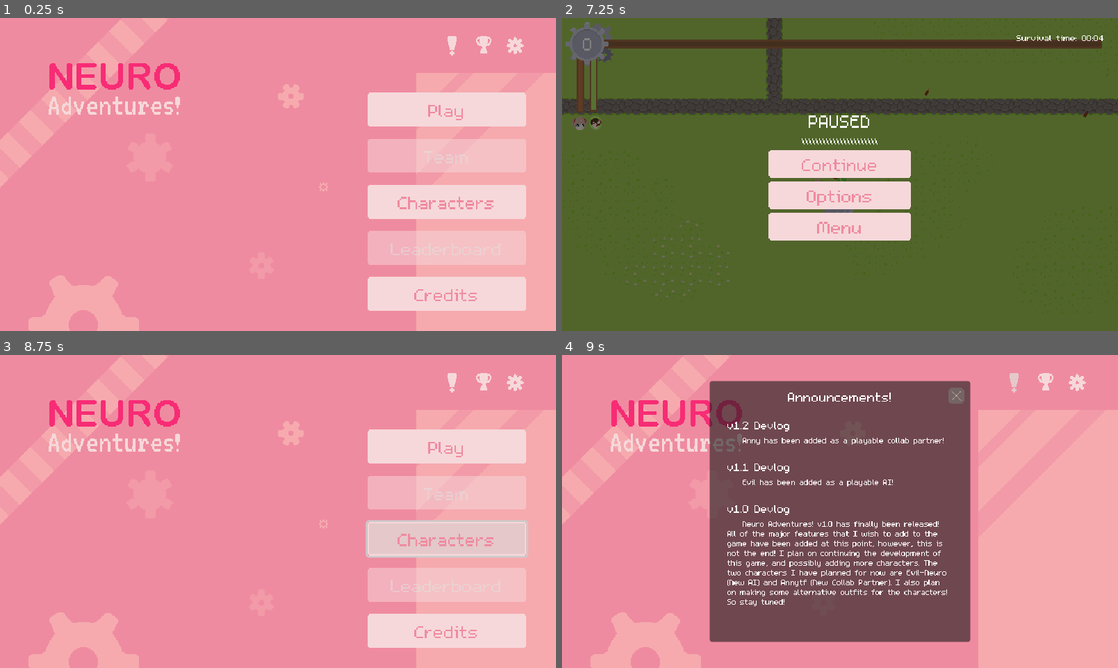
Above: before the commit, frames 1-4 (two rows, left to right).
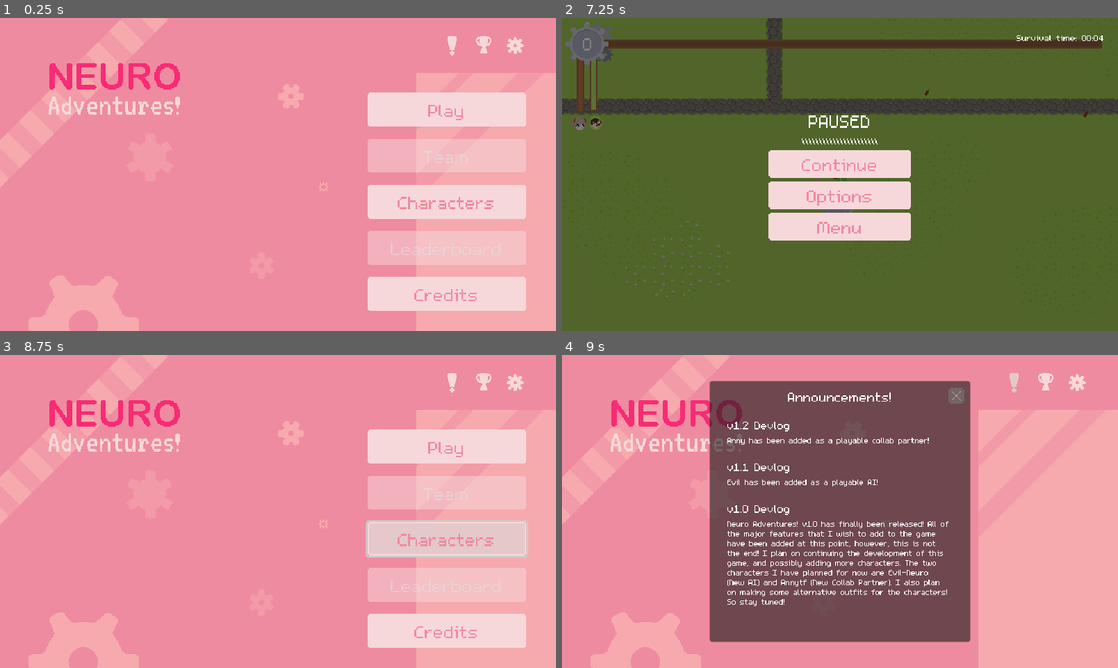
Above: after the commit, the same moments.

Repository: KotgeDev/Neuro-Adventures
Game: Godot game, scene res://scenes/ui/menu.tscn
Two runs of this game, one before a commit and one after it. Both use one fixed random seed, a clock stepped at 60 frames per second and the inputs below.
Inputs (mouse positions are in pixels of both pictures, inside the frame that each line leads up to):
- Up to frame 1 (0.25 s): no input
- Up to frame 2 (7.25 s): click "Play" at 0.5 s; click "Return" at 1.25 s; click "Play" at 2 s; click "Start" at 2.75 s; move the mouse to (962, 158) at 3.52 s; hold D (right) 3.53-4.28 s; tap Space (ability) every 0.75 s from 3.6 to 6.6 s; move the mouse to (728, 190) at 4.27 s; hold S (down) 4.28-5.03 s; move the mouse to (895, 105) at 5.02 s; hold D (right) 5.03-5.78 s; move the mouse to (812, 237) at 5.77 s; hold W (up) 5.78-6.53 s; move the mouse to (1006, 221) at 6.52 s; hold A (left) from 6.53 s (still down); tap Escape (menu) at 7.15 s
- Up to frame 3 (8.75 s): release A (left) at 7.25 s; click "Menu" at 7.25 s; click "Characters" at 8 s
- Up to frame 4 (9 s): click (1012, 386) at 8.75 s

Frames 1-3 are identical in both runs. In frame 4, 1.9% of the frame differs, in the area x 29-70%, y 26-71%.

Commit message:
even more ui update

Diff:
--- a/scenes/achievements/achievements_menu.tscn
+++ b/scenes/achievements/achievements_menu.tscn
@@ -100,7 +100,7 @@
 [node name="Padding" type="Label" parent="AchievementPanel/VBoxContainer/Labels"]
 layout_mode = 2
 theme_override_font_sizes/font_size = 16
-text = "  "
+text = " "
 
 [node name="Title" type="Label" parent="AchievementPanel/VBoxContainer/Labels"]
 layout_mode = 2
--- a/scenes/options/options_menu.tscn
+++ b/scenes/options/options_menu.tscn
@@ -168,7 +168,6 @@
 script = ExtResource("6_s04cr")
 
 [node name="CloseButton" parent="OptionsPanel" instance=ExtResource("7_tqgol")]
-layout_mode = 0
-anchors_preset = 0
+layout_mode = 1
 
 [connection signal="pressed" from="OptionsPanel/CloseButton" to="." method="_on_close_button_pressed"]
--- a/scenes/ui/announcements.tscn
+++ b/scenes/ui/announcements.tscn
@@ -52,7 +52,7 @@
 horizontal_alignment = 1
 
 [node name="ScrollContainer" type="ScrollContainer" parent="Panel/VBoxContainer"]
-custom_minimum_size = Vector2(0, 250)
+custom_minimum_size = Vector2(0, 245)
 layout_mode = 2
 
 [node name="VBoxContainer" type="VBoxContainer" parent="Panel/VBoxContainer/ScrollContainer"]
--- a/scenes/ui/character_choice_menu.tscn
+++ b/scenes/ui/character_choice_menu.tscn
@@ -1,6 +1,6 @@
 [gd_scene load_steps=9 format=3 uid="uid://c026lmxt4wojd"]
 
-[ext_resource type="Texture2D" uid="uid://cwiayaenixuu8" path="res://assets/ui/cover_image_no_title.png" id="1_7k7ia"]
+[ext_resource type="Texture2D" uid="uid://cwiayaenixuu8" path="res://assets/ui/main_bg_no_title.png" id="1_7k7ia"]
 [ext_resource type="Script" path="res://scripts/ui/character_choice_menu.gd" id="1_cty1m"]
 [ext_resource type="Texture2D" uid="uid://c1ussrvj1xucu" path="res://assets/characters/ais/neuro_idle_sheet.png" id="3_2itik"]
 [ext_resource type="Script" path="res://scripts/ui/button_with_sfx.gd" id="4_q3rg1"]
--- a/scenes/ui/menu.tscn
+++ b/scenes/ui/menu.tscn
@@ -1,7 +1,7 @@
 [gd_scene load_steps=17 format=3 uid="uid://cbfigu64qfdvf"]
 
 [ext_resource type="Script" path="res://scripts/ui/menu.gd" id="1_833i5"]
-[ext_resource type="Texture2D" uid="uid://ck3vocomisktb" path="res://assets/ui/cover_image.png" id="2_yw33v"]
+[ext_resource type="Texture2D" uid="uid://ck3vocomisktb" path="res://assets/ui/main_bg.png" id="2_yw33v"]
 [ext_resource type="PackedScene" uid="uid://b6j6utnkndtjo" path="res://scenes/options/options_menu.tscn" id="3_nre05"]
 [ext_resource type="Script" path="res://scripts/ui/button_with_sfx.gd" id="3_q60to"]
 [ext_resource type="Texture2D" uid="uid://diqa2jtswmdat" path="res://assets/ui/announcements_icon.png" id="4_rkb2i"]
--- a/scripts/ui/announcements.gd
+++ b/scripts/ui/announcements.gd
@@ -3,18 +3,18 @@
 signal close_announcements
 
 var devlogs := {
-	"v1.2 Devlog":
-	"""\
-	Anny has been added as a playable collab partner!
-	""",
-	"v1.1 Devlog":
-	"""\
-	Evil has been added as a playable AI!
-	""",
-	"v1.0 Devlog":
-	"""\
-	Neuro Adventures! v1.0 has finally been released! All of the major features that I wish to add to the game have been added at this point, however, this is not the end! I plan on continuing the development of this game, and possibly adding more characters. The two characters I have planned for now are Evil-Neuro (New AI) and Annytf (New Collab Partner). I also plan on making some alternative outfits for the characters! So stay tuned!
-	"""
+"v1.2 Devlog": """\
+Anny has been added as a playable collab partner!
+
+""",
+"v1.1 Devlog": """\
+Evil has been added as a playable AI!
+
+""",
+"v1.0 Devlog": """\
+Neuro Adventures! v1.0 has finally been released! All of the major features that I wish to add to the game have been added at this point, however, this is not the end! I plan on continuing the development of this game, and possibly adding more characters. The two characters I have planned for now are Evil-Neuro (New AI) and Annytf (New Collab Partner). I also plan on making some alternative outfits for the characters! So stay tuned!
+
+"""
 }
 
 @onready var container = %VBoxContainer
Binary file added: assets/ui/cover_image_no_bg.png
Not shown, changed: assets/ui/cover_image_no_bg.png.import
Renamed: assets/ui/cover_image.png -> assets/ui/main_bg.png
Not shown, added: assets/ui/main_bg.png.import
Renamed: assets/ui/cover_image_no_title.png -> assets/ui/main_bg_no_title.png
Not shown, changed: assets/ui/main_bg_no_title.png.import
